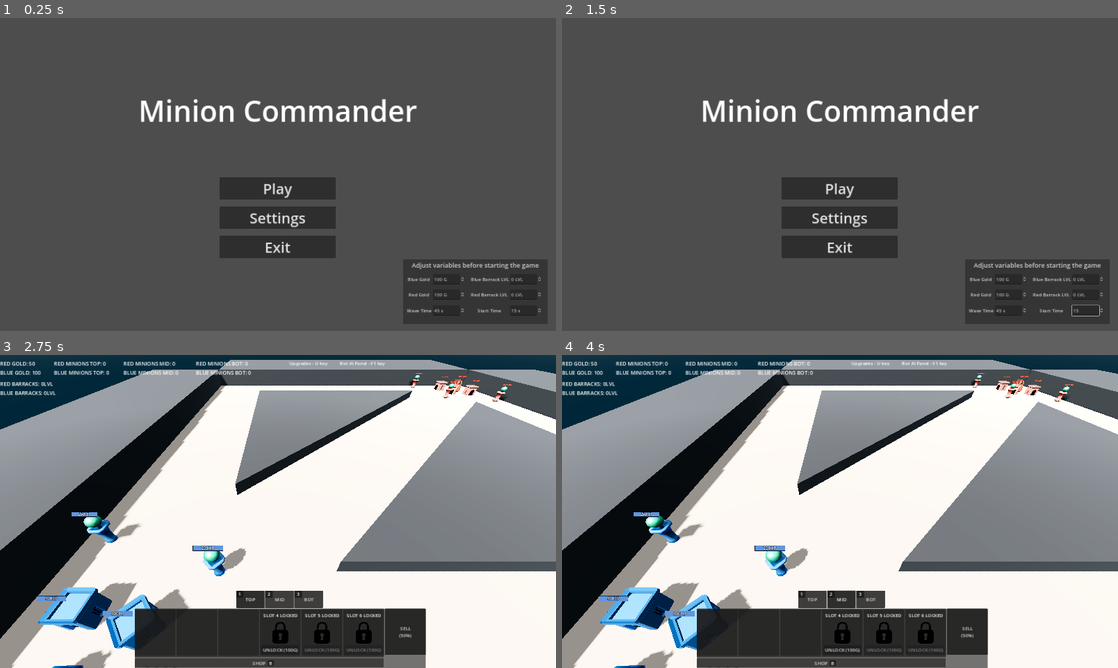
Above: before the commit, frames 1-4 (two rows, left to right).
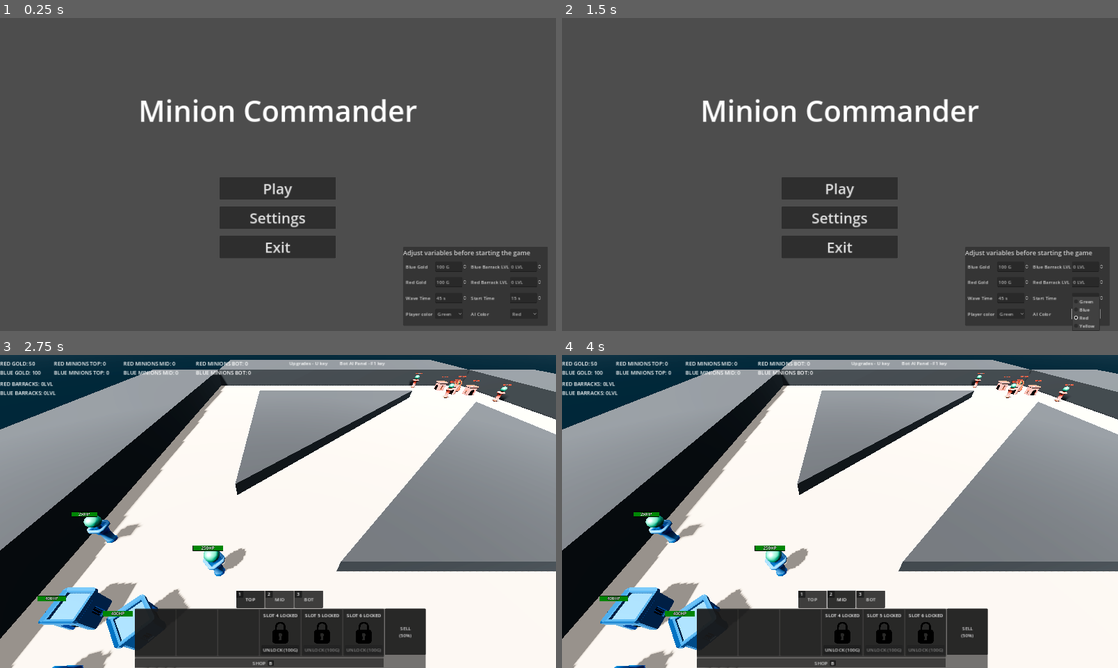
Above: after the commit, the same moments.

Repository: RadekGrzankowski/ChipsowyJam1
Game: Godot game, scene res://Scenes/Levels/main_menu.tscn
The game is run twice, just before and just after one commit, with the same random seed, the same clock (stepped at 60 frames per second) and the same inputs.
Inputs (mouse positions are in pixels of both pictures, inside the frame that each line leads up to):
- Up to frame 1 (0.25 s): no input
- Up to frame 2 (1.5 s): click (1012, 315) at 0.5 s, where only the run after the commit has a clickable "Green"; click (1084, 315) at 1.25 s, where only the run after the commit has a clickable "Red"
- Up to frame 3 (2.75 s): click "Play" at 2 s
- Up to frame 4 (4 s): click "TOP" at 2.75 s; click "MID" at 3.5 s

The runs differ from the first frame. In frame 1, 1.0% of the frame differs, in the area x 72-98%, y 74-96%; in frame 2, 1.1%, in the area x 72-98%, y 74-100%; in frame 3, 0.3%; in frame 4, 0.3%.

Commit message:
Changing colors of team before game

Diff:
--- a/ChipsowyJam/Scenes/Assets/Buildings/tower_blue.tscn
+++ b/ChipsowyJam/Scenes/Assets/Buildings/tower_blue.tscn
@@ -114,7 +114,7 @@
 data = PackedVector3Array(0, -0.56482, 0, -0.0917581, -0.480466, 0.282407, 0.240231, -0.480466, 0.174536, 0.408708, -0. …(26825 unchanged characters)…
 
 [sub_resource type="CylinderShape3D" id="CylinderShape3D_nllhc"]
-radius = 4.5
+radius = 7.5
 
 [sub_resource type="ViewportTexture" id="ViewportTexture_m67bi"]
 viewport_path = NodePath("SubViewport")
--- a/ChipsowyJam/Scenes/Assets/Buildings/tower_red.tscn
+++ b/ChipsowyJam/Scenes/Assets/Buildings/tower_red.tscn
@@ -114,7 +114,7 @@
 data = PackedVector3Array(-0.431379, -0.997194, 0.265117, -0.482411, -0.869279, 0.482412, -0.265117, -0.997194, 0.43137 …(26825 unchanged characters)…
 
 [sub_resource type="CylinderShape3D" id="CylinderShape3D_xpw5f"]
-radius = 4.5
+radius = 7.5
 
 [sub_resource type="ViewportTexture" id="ViewportTexture_sf1cx"]
 viewport_path = NodePath("SubViewport")
--- a/ChipsowyJam/Scenes/Levels/main_menu.gd
+++ b/ChipsowyJam/Scenes/Levels/main_menu.gd
@@ -6,6 +6,8 @@
 @onready var red_barrack_box: SpinBox = $MainMenu/DebugPanel/RedBarrackInputBox
 @onready var wave_time_box: SpinBox = $MainMenu/DebugPanel/WaveTimeInputBox
 @onready var start_time_box: SpinBox = $MainMenu/DebugPanel/StartTimeInputBox
+@export var blue_team_color: OptionButton
+@export var red_team_color: OptionButton
 
 func _on_play_button_pressed():
 	Game.red_gold = red_gold_box.value
@@ -14,8 +16,35 @@
 	Game.blue_barracks_level = blue_barrack_box.value
 	Game.start_delay_time = start_time_box.value
 	Game.wave_time = wave_time_box.value
+	var color: Color
+	match red_team_color.get_selected_id():
+		0: color = Game.green_color
+		1: color = Game._blue_color
+		2: color = Game._red_color
+		3: color = Game.yellow_color
+	Game.red_color = color
+	match blue_team_color.get_selected_id():
+		0: color = Game.green_color
+		1: color = Game._blue_color
+		2: color = Game._red_color
+		3: color = Game.yellow_color
+	Game.blue_color = color
 	Game.reset_values()
 	get_tree().change_scene_to_file("res://Scenes/Levels/wip_scene.tscn")
 
 func _on_exit_button_pressed():
 	get_tree().quit()
+
+
+func _on_blue_team_color_item_selected(index):
+	if red_team_color.selected == index:
+		var ids: Array = [0,1,2,3]
+		ids.erase(index)
+		red_team_color.selected = ids.pick_random()
+
+
+func _on_red_team_color_item_selected(index):
+	if blue_team_color.selected == index:
+		var ids: Array = [0,1,2,3]
+		ids.erase(index)
+		blue_team_color.selected = ids.pick_random()
--- a/ChipsowyJam/Scenes/Levels/main_menu.tscn
+++ b/ChipsowyJam/Scenes/Levels/main_menu.tscn
@@ -5,8 +5,10 @@
 [sub_resource type="LabelSettings" id="LabelSettings_6tgql"]
 font_size = 22
 
-[node name="MainMenu" type="Node2D"]
+[node name="MainMenu" type="Node2D" node_paths=PackedStringArray("blue_team_color", "red_team_color")]
 script = ExtResource("1_1hkjt")
+blue_team_color = NodePath("MainMenu/DebugPanel/BlueTeamColor")
+red_team_color = NodePath("MainMenu/DebugPanel/RedTeamColor")
 
 [node name="MainMenu" type="CanvasLayer" parent="."]
 
@@ -72,9 +74,9 @@
 anchor_right = 1.0
 anchor_bottom = 1.0
 offset_left = -528.0
-offset_top = -247.0
+offset_top = -290.0
 offset_right = -28.0
-offset_bottom = -24.0
+offset_bottom = -18.0
 grow_horizontal = 0
 grow_vertical = 0
 
@@ -86,14 +88,13 @@
 grow_horizontal = 2
 text = "Adjust variables before starting the game"
 label_settings = SubResource("LabelSettings_6tgql")
-horizontal_alignment = 1
 vertical_alignment = 1
 
 [node name="BlueGoldInputBox" type="SpinBox" parent="MainMenu/DebugPanel"]
 layout_mode = 0
-offset_left = 103.0
-offset_top = 51.0
-offset_right = 213.0
+offset_left = 111.0
+offset_top = 51.0
+offset_right = 221.0
 offset_bottom = 86.0
 max_value = 10000.0
 value = 100.0
@@ -101,19 +102,18 @@
 
 [node name="BlueGoldLabel" type="Label" parent="MainMenu/DebugPanel"]
 layout_mode = 0
-offset_left = 13.0
-offset_top = 51.0
-offset_right = 95.0
+offset_left = 9.0
+offset_top = 51.0
+offset_right = 91.0
 offset_bottom = 85.0
 text = "Blue Gold"
-horizontal_alignment = 1
 vertical_alignment = 1
 
 [node name="RedGoldInputBox" type="SpinBox" parent="MainMenu/DebugPanel"]
 layout_mode = 0
-offset_left = 103.0
-offset_top = 104.0
-offset_right = 213.0
+offset_left = 111.0
+offset_top = 104.0
+offset_right = 221.0
 offset_bottom = 139.0
 max_value = 10000.0
 value = 100.0
@@ -121,12 +121,11 @@
 
 [node name="RedGoldLabel" type="Label" parent="MainMenu/DebugPanel"]
 layout_mode = 0
-offset_left = 13.0
-offset_top = 104.0
-offset_right = 95.0
+offset_left = 9.0
+offset_top = 104.0
+offset_right = 91.0
 offset_bottom = 138.0
 text = "Red Gold"
-horizontal_alignment = 1
 vertical_alignment = 1
 
 [node name="BlueBarrackInputBox" type="SpinBox" parent="MainMenu/DebugPanel"]
@@ -140,12 +139,11 @@
 
 [node name="BlueBarrackLabel" type="Label" parent="MainMenu/DebugPanel"]
 layout_mode = 0
-offset_left = 228.0
-offset_top = 51.0
-offset_right = 371.0
+offset_left = 234.0
+offset_top = 51.0
+offset_right = 377.0
 offset_bottom = 85.0
 text = "Blue Barrack LVL"
-horizontal_alignment = 1
 vertical_alignment = 1
 
 [node name="RedBarrackInputBox" type="SpinBox" parent="MainMenu/DebugPanel"]
@@ -164,14 +162,13 @@
 offset_right = 360.0
 offset_bottom = 138.0
 text = "Red Barrack LVL"
-horizontal_alignment = 1
 vertical_alignment = 1
 
 [node name="WaveTimeInputBox" type="SpinBox" parent="MainMenu/DebugPanel"]
 layout_mode = 0
-offset_left = 103.0
-offset_top = 159.0
-offset_right = 213.0
+offset_left = 111.0
+offset_top = 159.0
+offset_right = 221.0
 offset_bottom = 194.0
 min_value = 10.0
 max_value = 120.0
@@ -180,12 +177,11 @@
 
 [node name="WaveTimeLabel" type="Label" parent="MainMenu/DebugPanel"]
 layout_mode = 0
-offset_left = 13.0
-offset_top = 159.0
-offset_right = 95.0
+offset_left = 9.0
+offset_top = 159.0
+offset_right = 94.0
 offset_bottom = 193.0
 text = "Wave Time"
-horizontal_alignment = 1
 vertical_alignment = 1
 
 [node name="StartTimeInputBox" type="SpinBox" parent="MainMenu/DebugPanel"]
@@ -206,8 +202,61 @@
 offset_right = 360.0
 offset_bottom = 193.0
 text = "Start Time"
-horizontal_alignment = 1
-vertical_alignment = 1
+vertical_alignment = 1
+
+[node name="BlueTeamColorLabel" type="Label" parent="MainMenu/DebugPanel"]
+layout_mode = 0
+offset_left = 9.0
+offset_top = 214.0
+offset_right = 101.0
+offset_bottom = 248.0
+text = "Player color"
+vertical_alignment = 1
+
+[node name="RedTeamColorLabel" type="Label" parent="MainMenu/DebugPanel"]
+layout_mode = 0
+offset_left = 234.0
+offset_top = 214.0
+offset_right = 360.0
+offset_bottom = 248.0
+text = "AI Color"
+vertical_alignment = 1
+
+[node name="BlueTeamColor" type="OptionButton" parent="MainMenu/DebugPanel"]
+layout_mode = 0
+offset_left = 111.0
+offset_top = 214.0
+offset_right = 207.0
+offset_bottom = 248.0
+item_count = 4
+selected = 0
+popup/item_0/text = "Green"
+popup/item_0/id = 0
+popup/item_1/text = "Blue"
+popup/item_1/id = 1
+popup/item_2/text = "Red"
+popup/item_2/id = 2
+popup/item_3/text = "Yellow"
+popup/item_3/id = 3
+
+[node name="RedTeamColor" type="OptionButton" parent="MainMenu/DebugPanel"]
+layout_mode = 0
+offset_left = 369.0
+offset_top = 214.0
+offset_right = 465.0
+offset_bottom = 248.0
+item_count = 4
+selected = 2
+popup/item_0/text = "Green"
+popup/item_0/id = 0
+popup/item_1/text = "Blue"
+popup/item_1/id = 1
+popup/item_2/text = "Red"
+popup/item_2/id = 2
+popup/item_3/text = "Yellow"
+popup/item_3/id = 3
 
 [connection signal="pressed" from="MainMenu/HBoxContainer/VBoxContainer/HBoxContainer/VBoxContainer/PlayButton" to="." method="_on_play_button_pressed"]
 [connection signal="pressed" from="MainMenu/HBoxContainer/VBoxContainer/HBoxContainer/VBoxContainer/ExitButton" to="." method="_on_exit_button_pressed"]
+[connection signal="item_selected" from="MainMenu/DebugPanel/BlueTeamColor" to="." method="_on_blue_team_color_item_selected"]
+[connection signal="item_selected" from="MainMenu/DebugPanel/RedTeamColor" to="." method="_on_red_team_color_item_selected"]
--- a/ChipsowyJam/Scripts/AIController.gd
+++ b/ChipsowyJam/Scripts/AIController.gd
@@ -145,7 +145,7 @@
 
 func roll_the_shop():
 	for index in shop_cards.size():
-		var tier = Game.return_tier(Game.blue_barracks_level)
+		var tier = Game.return_tier(Game.red_barracks_level)
 		var resource
 		match tier:
 			0: resource = cardsUI.all_cards_common.pick_random()
--- a/ChipsowyJam/Scripts/Game.gd
+++ b/ChipsowyJam/Scripts/Game.gd
@@ -84,9 +84,14 @@
 	elif rand_value <= (get("common_"+str(level)) + get("rare_"+str(level)) + get("epic_"+str(level)) + get("legendary_"+str(level))):
 		return 3
 
-#static variables for different colors in game
+#variables used in code for player and AI bot
 var blue_color: Color = Color.CORNFLOWER_BLUE
 var red_color: Color = Color(1, 0.4, 0.3)
+#static variables for different colors in game
+var _blue_color: Color = Color.CORNFLOWER_BLUE
+var _red_color: Color = Color(1, 0.4, 0.3)
+var green_color: Color = Color.FOREST_GREEN
+var yellow_color: Color = Color.YELLOW
 
 #colors for card's tier
 var common_color: Color = Color.WHITE
--- a/ChipsowyJam/Scripts/card.gd
+++ b/ChipsowyJam/Scripts/card.gd
@@ -200,7 +200,6 @@
 								cardsUI.card_cost_popup.position = node.global_position - Vector2(-25, 70)
 								add_to_group("deck_card")
 								remove_from_group("shop_card")
-								cost_label_big.text = ""
 								cost_label_small.text = ""
 								lane = _lane_value
 								rest_node = node
